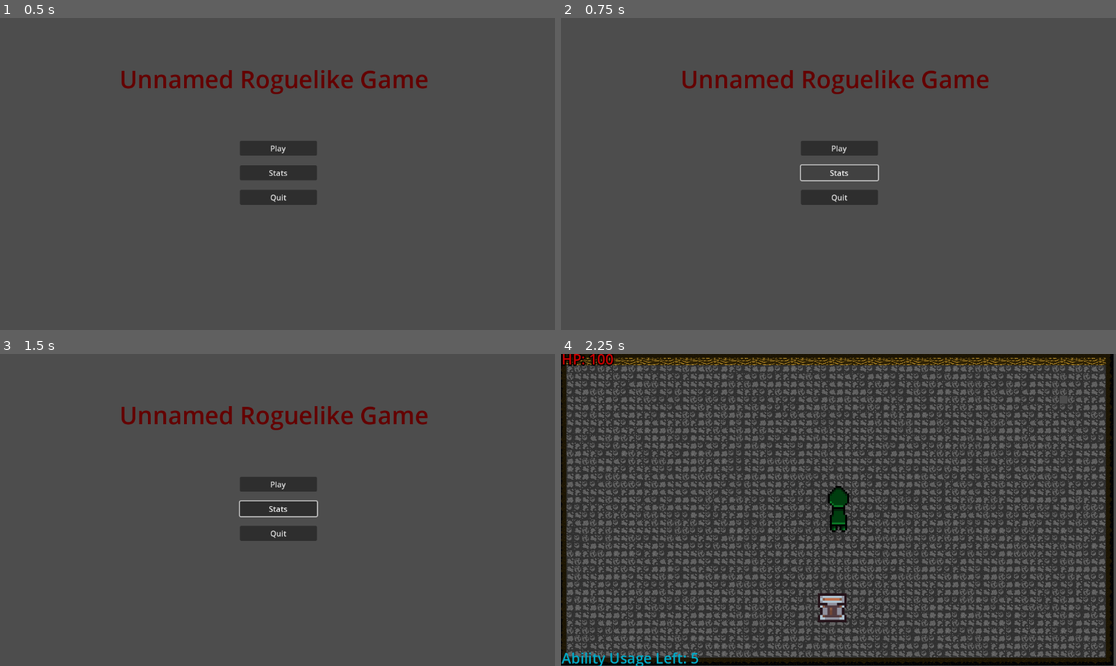
Above: before the commit, frames 1-4 (two rows, left to right).
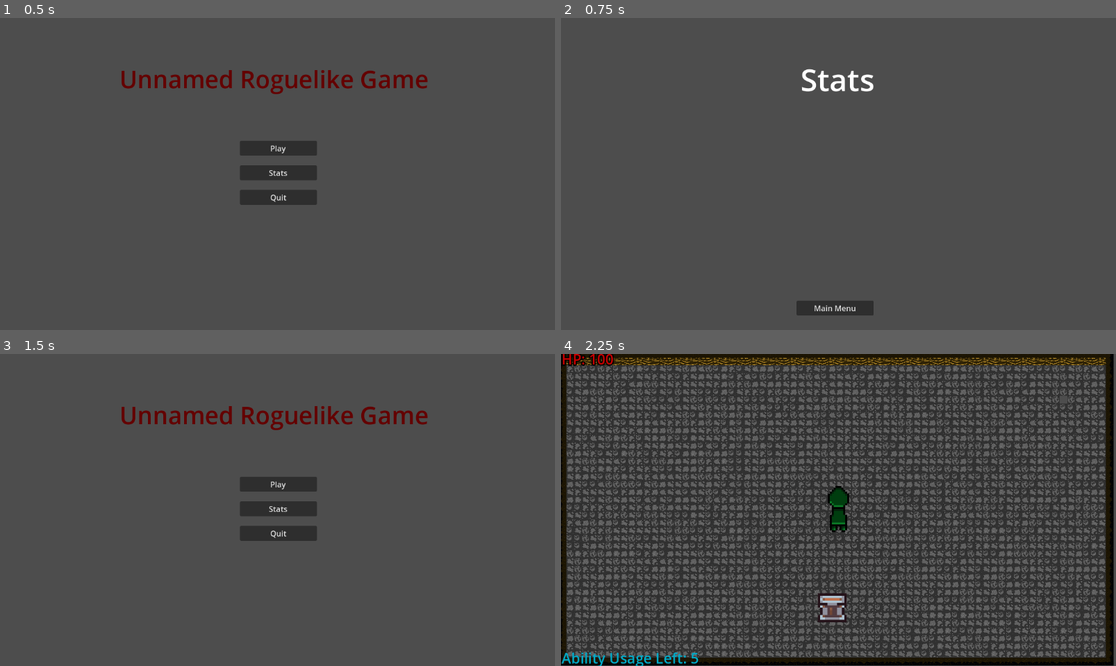
Above: after the commit, the same moments.

Repository: Unnamed-Roguelike-Game/Game
Game: Godot game, scene res://Menus/Main_Menu.tscn
Same seed, same stepped clock (60 frames per second), same inputs: the game is played once before the commit and once after it.
Inputs (mouse positions are in pixels of both pictures, inside the frame that each line leads up to):
- Up to frame 1 (0.5 s): no input
- Up to frame 2 (0.75 s): click "Stats" at 0.5 s
- Up to frame 3 (1.5 s): click (271, 644) at 1.25 s, where only the run after the commit has a clickable "Main Menu"
- Up to frame 4 (2.25 s): click "Play" at 2 s

Frame 1 is identical in both runs. In frame 2, 3.5% of the frame differs, in the area x 21-78%, y 16-96%; in frame 3, 0.1%; in frame 4, nothing differs.

Commit message:
Add stats scene, add music to stats scene

Diff:
--- /dev/null
+++ b/Unnamed Roguelike Game/Menus/Stats_Menu.tscn
@@ -0,0 +1,42 @@
+[gd_scene load_steps=3 format=3 uid="uid://bfje2trhewxe"]
+
+[ext_resource type="Script" path="res://Scripts/Stats_Menu.gd" id="1_1teka"]
+[ext_resource type="AudioStream" uid="uid://dly1ekyivfrav" path="res://assets/Music/main_menu_music.mp3" id="2_f2dbw"]
+
+[node name="Stats_Menu" type="Control"]
+layout_mode = 3
+anchors_preset = 15
+anchor_right = 1.0
+anchor_bottom = 1.0
+grow_horizontal = 2
+grow_vertical = 2
+script = ExtResource("1_1teka")
+
+[node name="VBoxContainer" type="VBoxContainer" parent="."]
+layout_mode = 0
+offset_left = 489.0
+offset_top = 587.0
+offset_right = 649.0
+offset_bottom = 620.0
+theme_override_constants/separation = 20
+
+[node name="MainMenuButton" type="Button" parent="VBoxContainer"]
+layout_mode = 2
+text = "Main Menu
+"
+metadata/_edit_lock_ = true
+
+[node name="RichTextLabel" type="RichTextLabel" parent="."]
+layout_mode = 0
+offset_left = 497.0
+offset_top = 83.0
+offset_right = 663.0
+offset_bottom = 177.0
+theme_override_font_sizes/normal_font_size = 64
+text = "Stats"
+
+[node name="AudioStreamPlayer" type="AudioStreamPlayer" parent="."]
+stream = ExtResource("2_f2dbw")
+autoplay = true
+
+[connection signal="pressed" from="VBoxContainer/MainMenuButton" to="." method="_on_main_menu_button_pressed"]
--- a/Unnamed Roguelike Game/Scripts/Main_Menu.gd
+++ b/Unnamed Roguelike Game/Scripts/Main_Menu.gd
@@ -6,7 +6,7 @@
 
 
 func _on_stats_button_pressed() -> void:
-	pass # Replace with function body.
+	get_tree().change_scene_to_file("res://Menus/Stats_Menu.tscn")
 
 
 func _on_quit_button_pressed() -> void:
--- /dev/null
+++ b/Unnamed Roguelike Game/Scripts/Stats_Menu.gd
@@ -0,0 +1,5 @@
+extends Control
+
+
+func _on_main_menu_button_pressed() -> void:
+	get_tree().change_scene_to_file("res://Menus/Main_Menu.tscn")
